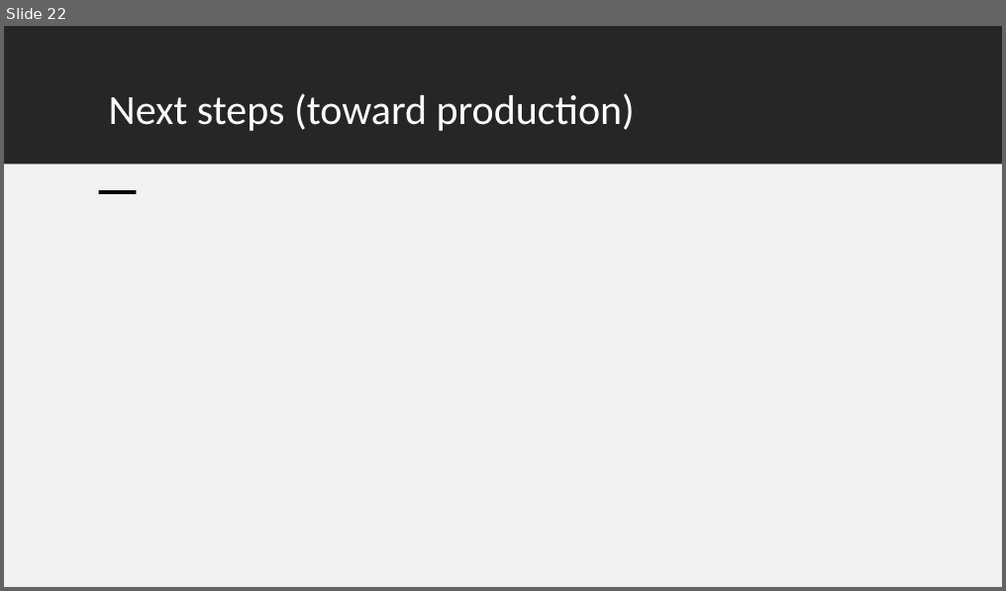
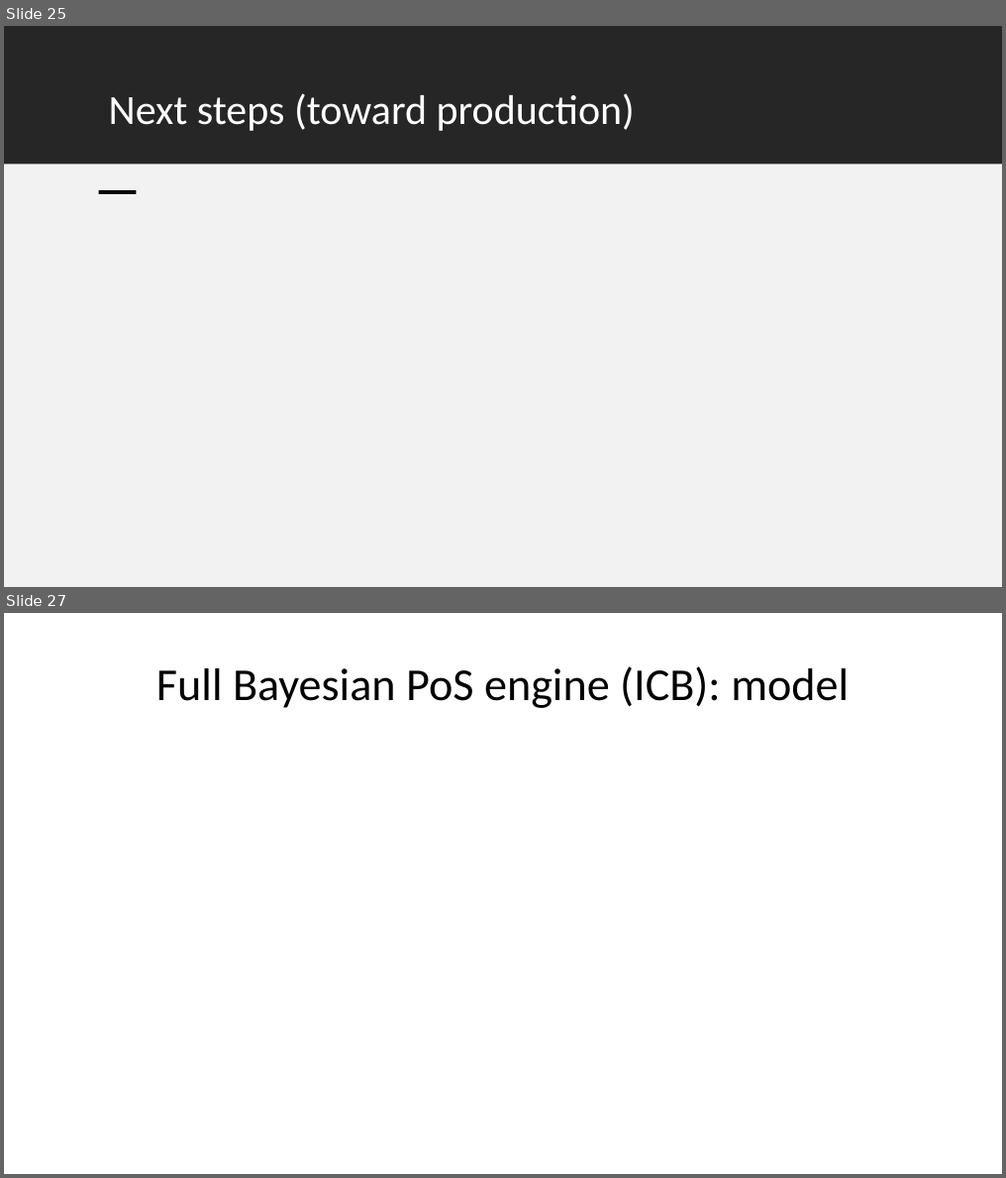
Before and after one commit to JinjieChen19/POS-simulation, a slide deck: PoS draft.pptx. Shown one above the other, each under a label of ours: slide 22 before the commit, slides 25 and 27 after it; the slides between them are not shown. The pictures are 1006x591 and 1006x1178 pixels, drawn with LibreOffice and Linux fonts; fonts in the diff are those of the drawing; grey boxes stand for pictures. Boxes give left, top, right and bottom in pixels: in the first picture for what was removed or moved away, otherwise in the second. Text is boxed around its words. In the diff, an @@ line names an element or a change of style, - is before the commit and + after.

```diff
--- a/PoS draft.pptx
+++ b/PoS draft.pptx
@@ slide 27 added at (4, 613, 1002, 1174), background #FFFFFF @@
@@ title added at (156, 666, 848, 708), 33 pt, text #000000 @@
+Full Bayesian PoS engine (ICB): model
@@ what was slide 22 is now slide 25 @@
```
Also in this commit, not shown: 7 slides changed, 6 other slides added, 1 slide removed, 1 other file.
